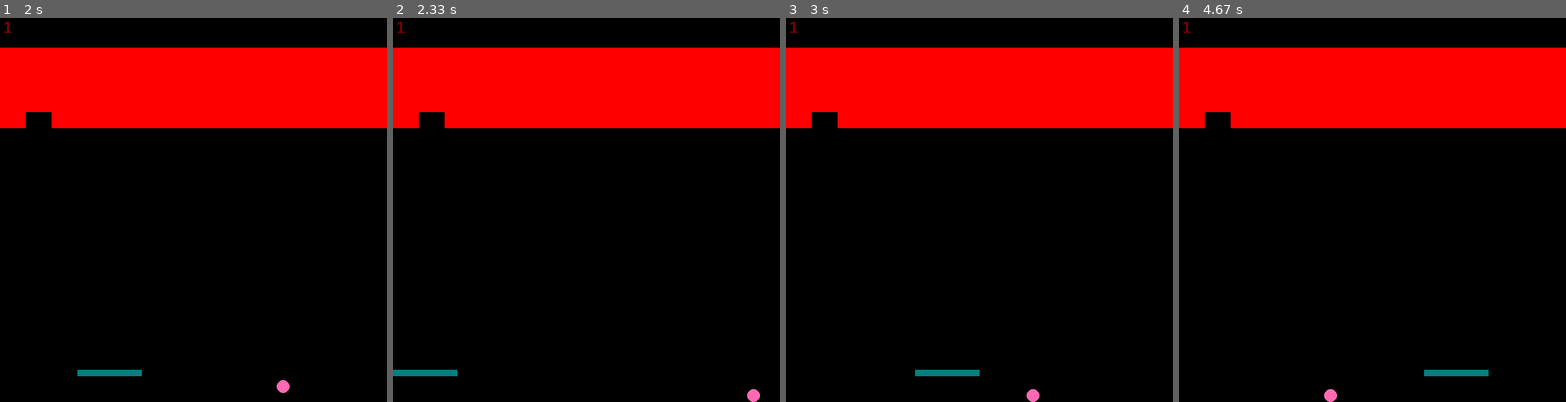
Above: before the commit, frames 1-4 (left to right).
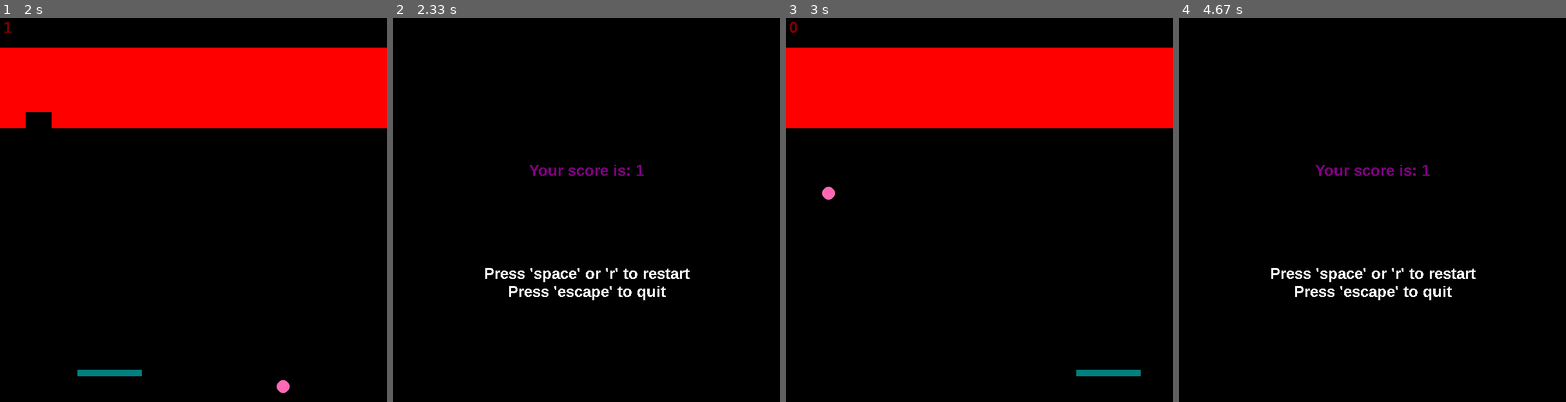
Above: after the commit, the same moments.

Repository: ArcanianArcher/Pygame-Arcade
Game: pygame game, started from Block Breaker.py
The game is run twice, just before and just after one commit, with the same random seed, the same clock (stepped at 60 frames per second) and the same inputs.
Inputs:
- Up to frame 1 (2 s): hold Right 0.33-0.8 s; hold Left 1.33-1.87 s; hold Left from 1.9 s (still down)
- Up to frame 2 (2.33 s): release Left at 2.3 s
- Up to frame 3 (3 s): tap Space at 2.33 s; hold Right from 2.67 s (still down)
- Up to frame 4 (4.67 s): release Right at 3.3 s; hold Left 3.33-3.8 s; hold Right 3.83-4.3 s

Frame 1 is identical in both runs. In frame 2, 22% of the frame differs, in the area x 0-100%, y 1-100%; in frame 3, 1.0%; in frame 4, 22%.

Commit message:
fixed end screen on block breaker

Diff:
--- a/Block Breaker.py
+++ b/Block Breaker.py
@@ -52,11 +52,46 @@
     corner_distance_sq = corner_x**2.0 +corner_y**2.0
     return corner_distance_sq <= r**2.0
 
-def end(state):
+def end(arcade, screen, score, state):
+    font1 = pygame.font.SysFont('Arial',24, True)
+    font2 = pygame.font.SysFont('Arial',48, True)
     if state == True: #win
-        pass
+        background = pygame.Surface((600,600))
+        background.fill(black)
+        screen.blit(background, (0,0))
+        q_text = font1.render('Press \'escape\' to quit', False, white)
+        r_text = font1.render('Press \'space\' or \'r\' to restart', False, white)
+        win_text = font2.render('You Win!', False, purple)
+        screen.blit(q_text, (600 // 2 - q_text.get_rect()[2] // 2, 600 // 1.4 - q_text.get_rect()[3] // 2))
+        screen.blit(r_text, (600 // 2 - r_text.get_rect()[2] // 2, 600 // 1.5 - r_text.get_rect()[3] // 2))
+        screen.blit(win_text, (600 // 2 - win_text.get_rect()[2] // 2, 600 // 2.5 - win_text.get_rect()[3] // 2))
+        pygame.display.flip()
+        while True:
+            arcade.getEvents()
+            pressed = arcade.getKey()
+            if pressed[K_SPACE] or pressed[K_r]:
+                Game(arcade)
+            if pressed[K_ESCAPE]:
+                arcade.returnToArcade()
     elif state == False: #lose
-        pass
+        background = pygame.Surface((600,600))
+        background.fill(black)
+        screen.blit(background, (0,0))
+        q_text = font1.render('Press \'escape\' to quit', False, white)
+        r_text = font1.render('Press \'space\' or \'r\' to restart', False, white)
+        score_str = 'Your score is: ' + str(score)
+        score_text = font1.render(score_str, False, purple)
+        screen.blit(q_text, (600 // 2 - q_text.get_rect()[2] // 2, 600 // 1.4 - q_text.get_rect()[3] // 2))
+        screen.blit(r_text, (600 // 2 - r_text.get_rect()[2] // 2, 600 // 1.5 - r_text.get_rect()[3] // 2))
+        screen.blit(score_text, (600 // 2 - score_text.get_rect()[2] // 2, 600 // 2.5 - score_text.get_rect()[3] // 2))
+        pygame.display.flip()
+        while True:
+            arcade.getEvents()
+            pressed = arcade.getKey()
+            if pressed[K_SPACE] or pressed[K_r]:
+                Game(arcade)
+            if pressed[K_ESCAPE]:
+                arcade.returnToArcade()
 
 def Game(arcade):
     arcade.setWindow(600,600)
@@ -79,7 +114,7 @@
             brick.rect.x, brick.rect.y = 40*j,25*(i+2)
             bricks.add(brick)
     background = pygame.Surface((600,600))
-    background.fill(black,(0,0,600,600))
+    background.fill(black)
     screen.blit(background, (0,0))
     score = 0
     pygame.display.flip()
@@ -104,7 +139,7 @@
                 ball.dx = -4
         if ball.rect.x <= 0 or ball.rect.x >= 600 - ball.radius*2: ball.bounce_x()
         if ball.rect.y <= 0: ball.bounce_y()
-        if ball.rect.y >= 590 - ball.radius*2: end(False)
+        if ball.rect.y >= 590 - ball.radius*2: end(arcade, screen, score, False)
         ball.rect.x -= ball.dx
         ball.rect.y -= ball.dy
         kill_list = []
@@ -114,7 +149,7 @@
                 ball.bounce_y()
                 blip.play()
                 score += 1
-        if len(bricks) == 0: end(True)
+        if len(bricks) == 0: end(arcade, screen, score, True)
         score_text = font1.render(str(score), False, maroon)
         bricks.clear(screen, background)
         bricks.remove(kill_list)
